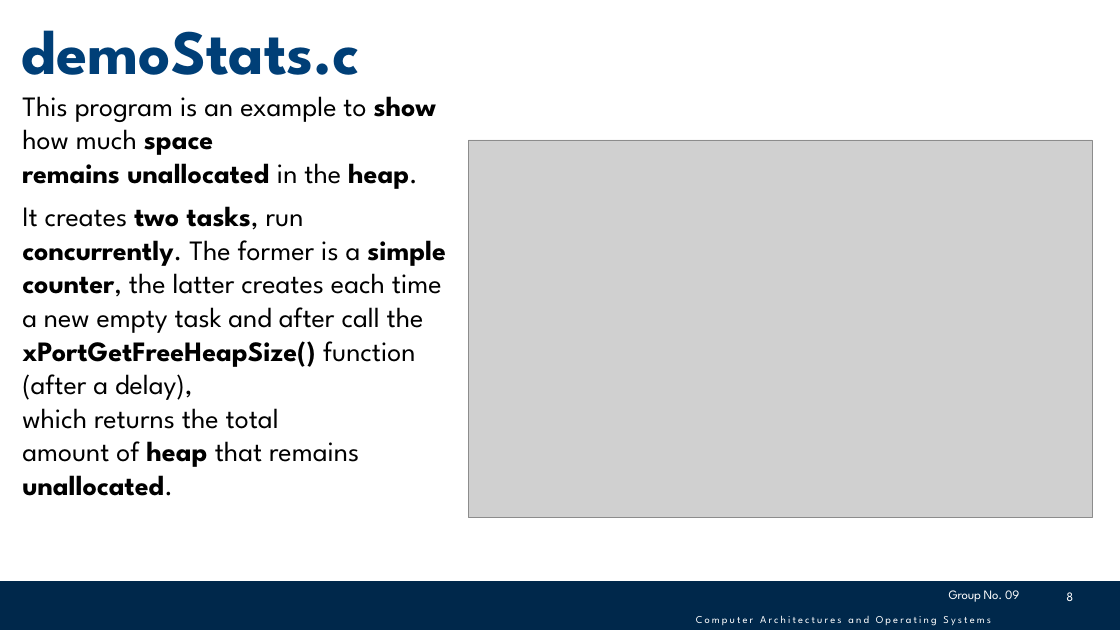
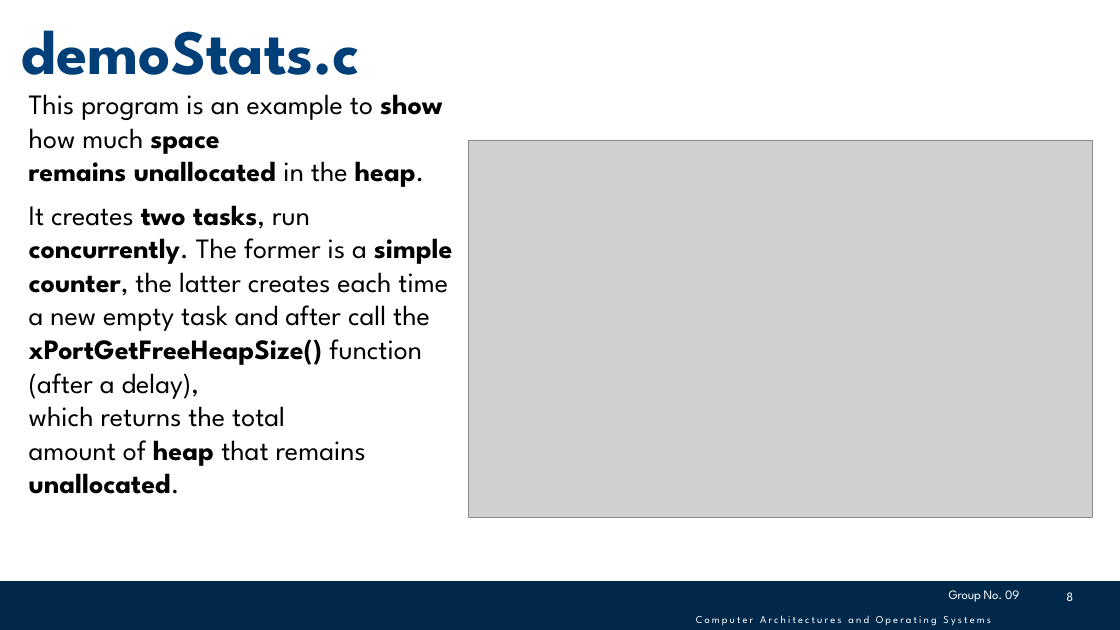
Before and after one commit to giovannidemaria/Polito-FreeRTOS-exploration, a slide deck: slide 8 of Documentation/HaclOSsim - Group09.pptx. Drawn at 1120x630 pixels with LibreOffice and Linux fonts; fonts in the diff are those of the drawing; grey boxes stand for pictures; background and template pictures are left out. Boxes give left, top, right and bottom in pixels: in the first picture for what was removed or moved away, otherwise in the second. Text is boxed around its words. In the diff, an @@ line names an element or a change of style, - is before the commit and + after.

```diff
--- a/Documentation/HaclOSsim - Group09.pptx
+++ b/Documentation/HaclOSsim - Group09.pptx
@@ text "This program is an example ...": place and size @@
-text "This program is an example ..." at (22, 96, 446, 496)
+text "This program is an example ..." at (29, 94, 453, 494)
```
Also in this commit, not shown: 11 other slides changed, 1 slide added, 2 other files.
